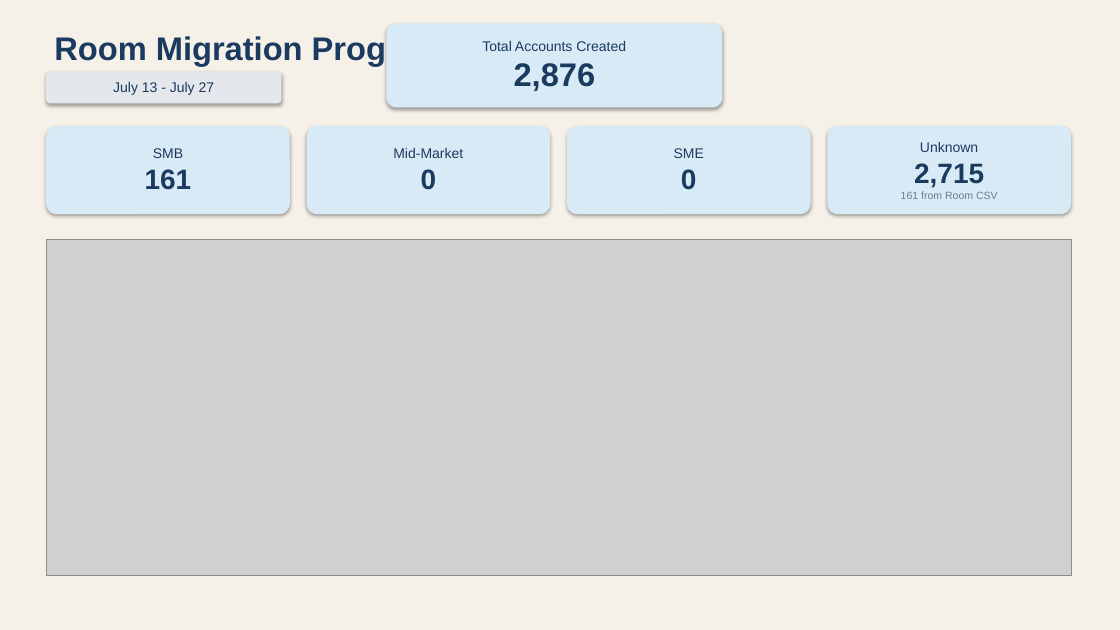
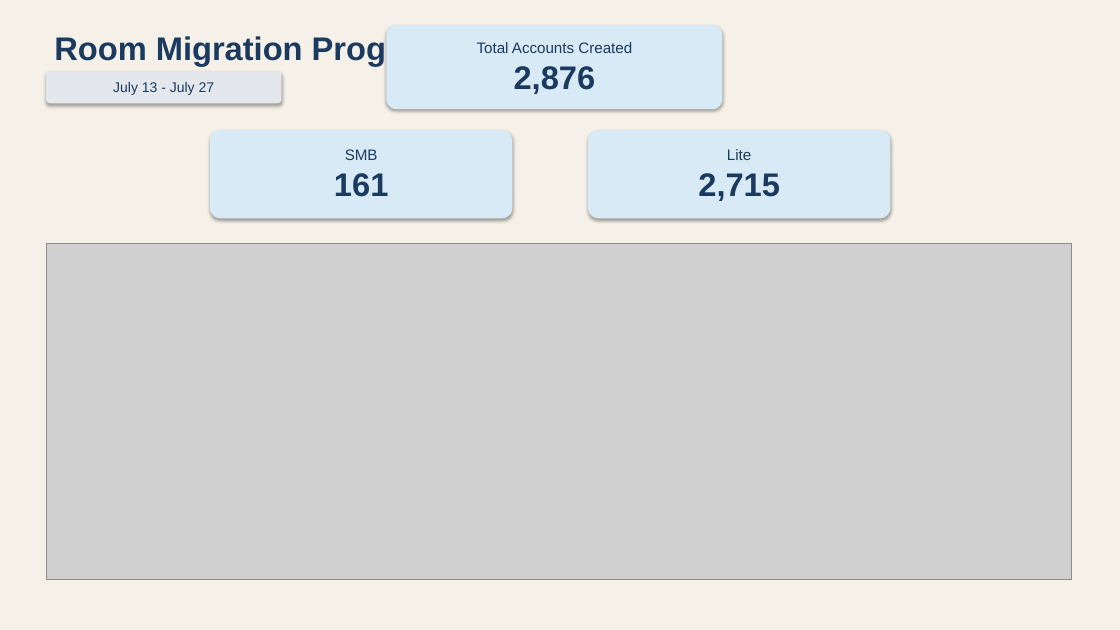
Before and after one commit to maiagordon-commits/PRD-Cross-Project, a slide deck: slide 1 of Room_Migration_Progress.pptx. Drawn at 1120x630 pixels with LibreOffice and Linux fonts; fonts in the diff are those of the drawing; grey boxes stand for pictures. Boxes give left, top, right and bottom in pixels: in the first picture for what was removed or moved away, otherwise in the second. Text is boxed around its words. In the diff, an @@ line names an element or a change of style, - is before the commit and + after.

```diff
--- a/Room_Migration_Progress.pptx
+++ b/Room_Migration_Progress.pptx
@@ text in rounded rectangle at [477, 42, 632, 53]: size 12 to 13 pt in "Total Accounts Created" @@
@@ rounded rectangle "SMB": place and size @@
-rounded rectangle "SMB" at [46, 126, 290, 214]
+rounded rectangle "SMB" at [210, 130, 513, 218]
@@ rounded rectangle "SMB" at [210, 130, 513, 218]: size 12 to 13 pt in "SMB"; size 24 to 28 pt in "161" @@
@@ rounded rectangle removed at [307, 126, 550, 214] @@
-Mid-Market
-0
@@ rounded rectangle removed at [567, 126, 811, 214] @@
-SME
-0
@@ rounded rectangle added at [588, 130, 891, 218], fill #D9EAF7, 28 pt, text #1B3A5F, bold @@
+Lite
+2,715
@@ rounded rectangle removed at [828, 126, 1071, 214] @@
-Unknown
-2,715
-161 from Room CSV
@@ picture: place and size @@
-picture at [46, 239, 1071, 576]
+picture at [46, 244, 1071, 580]
```
Also in this commit, not shown: 6 other files.
